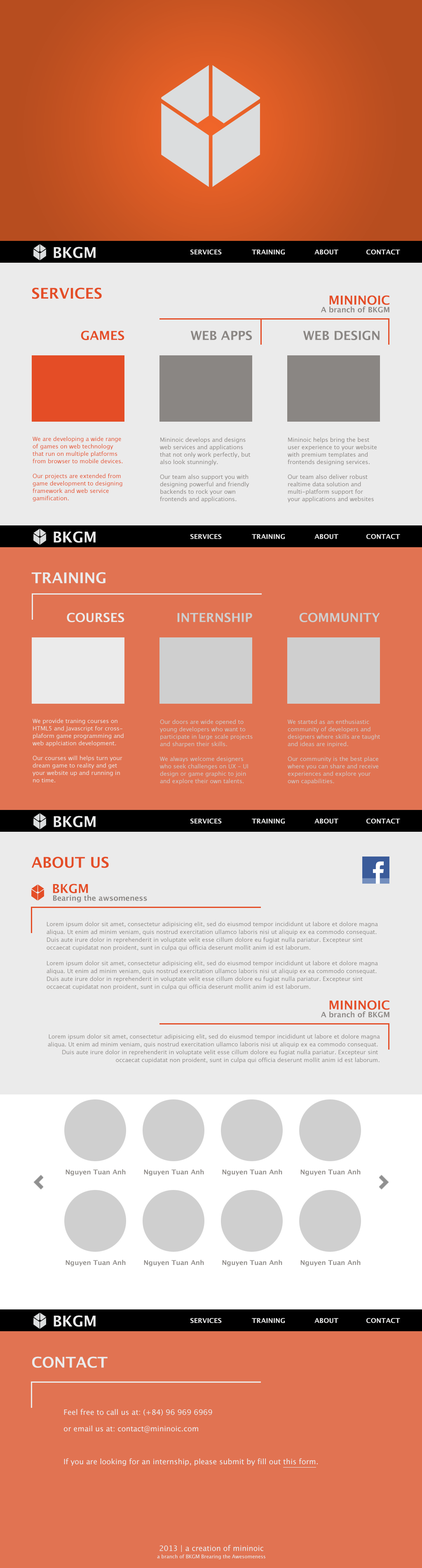
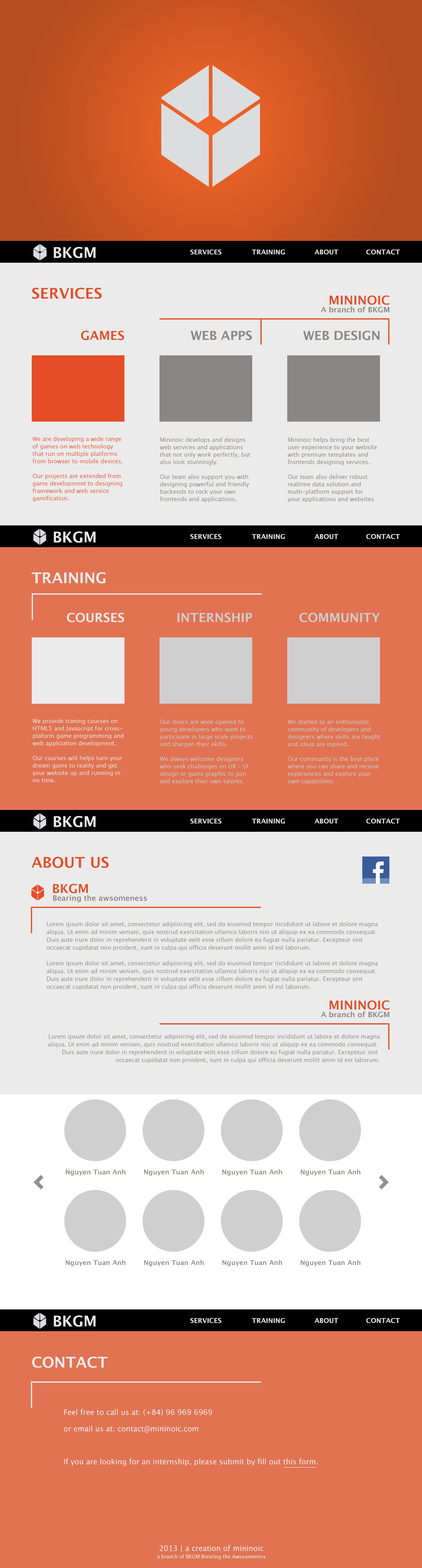
The second 422 × 1568 image is a revision of the first. Changes to its layers:
added layer "Layer 12 copy" above "Layer 12" over [33, 244, 47, 261]
